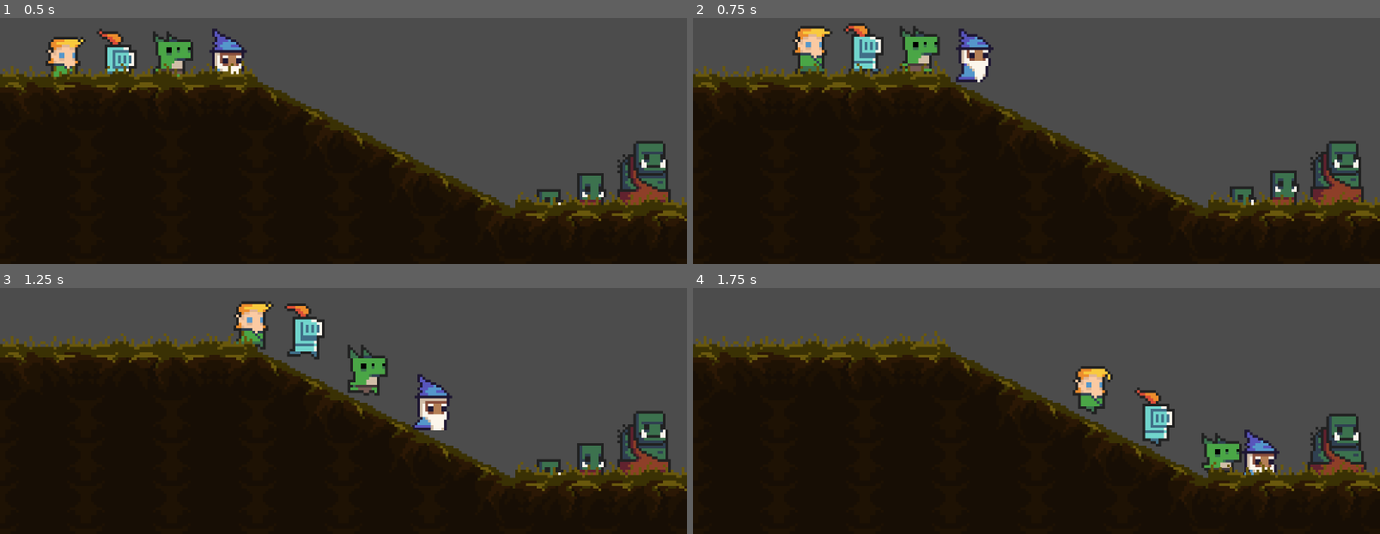
Above: before the commit, frames 1-4 (two rows, left to right).
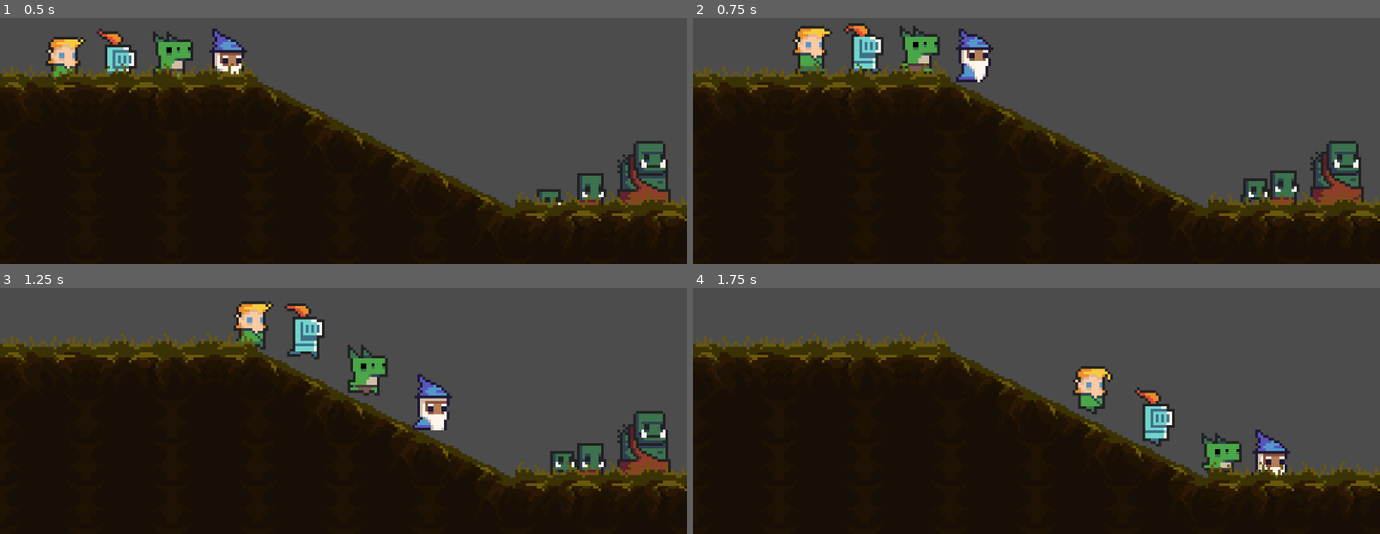
Above: after the commit, the same moments.

Repository: giordanorn/tfgoe
Game: Godot game, scene res://Levels/Test.tscn
Two runs of this game, one before a commit and one after it. Both use one fixed random seed, a clock stepped at 60 frames per second and the inputs below.
Inputs:
- Up to frame 1 (0.5 s): no input
- Up to frame 2 (0.75 s): tap Enter (ui_accept) at 0.5 s; hold Right (ui_right) from 0.53 s (still down)
- Up to frame 3 (1.25 s): keep holding Right (ui_right); tap Enter (ui_accept) at 0.77 s
- Up to frame 4 (1.75 s): keep holding Right (ui_right); tap Enter (ui_accept) at 1.52 s

Frame 1 is identical in both runs. In frame 2, 0.4% of the frame differs, in the area x 78-84%, y 65-77%; in frame 3, 0.4%; in frame 4, 2.3%, in the area x 79-98%, y 51-77%.

Commit message:
Script de ataque por contato criado e camadas alteradas para testes

Diff:
--- a/Objects/Foes/Orcs/OrcPursuer.tscn
+++ b/Objects/Foes/Orcs/OrcPursuer.tscn
@@ -10,6 +10,8 @@
 [ext_resource path="res://Sprites/Characters/Bodies/goblin_run_anim_f2.png" type="Texture" id=8]
 [ext_resource path="res://Sprites/Characters/Bodies/goblin_run_anim_f3.png" type="Texture" id=9]
 [ext_resource path="res://Utils/Health.tscn" type="PackedScene" id=10]
+[ext_resource path="res://Utils/KeyboardMovement.tscn" type="PackedScene" id=11]
+[ext_resource path="res://Scripts/Attack/ContactAttack.gd" type="Script" id=12]
 
 [sub_resource type="RectangleShape2D" id=1]
 extents = Vector2( 5, 6 )
@@ -26,6 +28,8 @@
 "name": "run",
 "speed": 10.0
 } ]
+
+[sub_resource type="RectangleShape2D" id=3]
 
 [node name="OrcPursuer" type="KinematicBody2D" groups=[
 "character",
@@ -48,3 +52,13 @@
 playing = true
 
 [node name="Health" parent="." instance=ExtResource( 10 )]
+
+[node name="Movement" parent="." instance=ExtResource( 11 )]
+
+[node name="ContactAttack" type="Node2D" parent="."]
+script = ExtResource( 12 )
+
+[node name="HitArea" type="Area2D" parent="ContactAttack"]
+
+[node name="Shape" type="CollisionShape2D" parent="ContactAttack/HitArea"]
+shape = SubResource( 3 )
--- a/Objects/Terrain.tscn
+++ b/Objects/Terrain.tscn
@@ -863,5 +863,7 @@
 [node name="ForestTileMap" type="TileMap" parent="."]
 tile_set = SubResource( 55 )
 cell_size = Vector2( 16, 16 )
+collision_layer = 3
+collision_mask = 3
 format = 1
 tile_data = PoolIntArray( 65535, 536870920, 65537, 16, 8, 65537, 131071, 536870920, 65537, 65552, 8, 65537, 196607, 536 …(1922 unchanged characters)…
--- /dev/null
+++ b/Scripts/Attack/ContactAttack.gd
@@ -0,0 +1,7 @@
+extends Area2D
+
+func _ready():
+	pass # Replace with function body.
+
+func _process(delta):
+	pass
Not shown: 1 places in Objects/Foes/Orcs/OrcPursuer.tscn that only renumber resources
